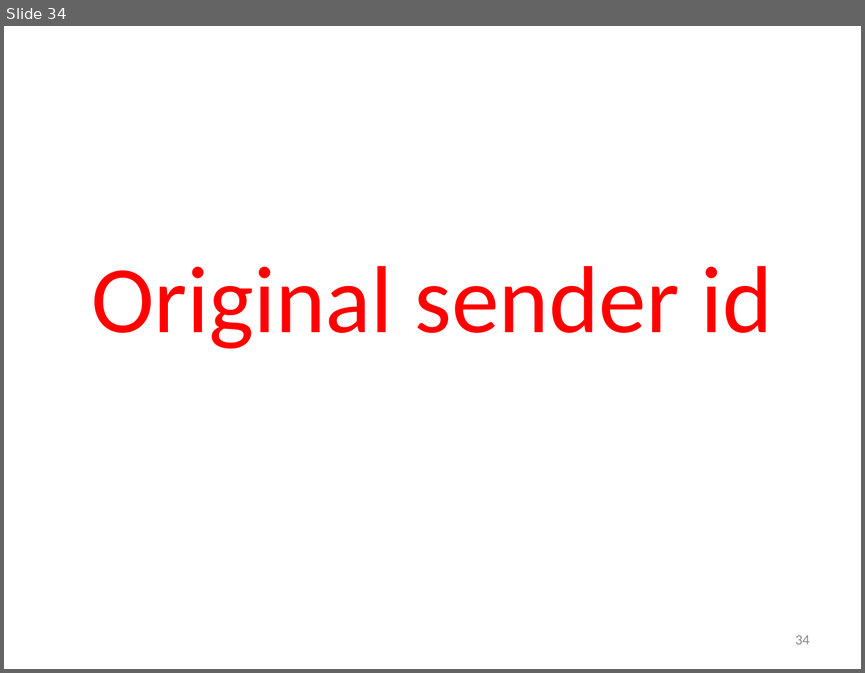
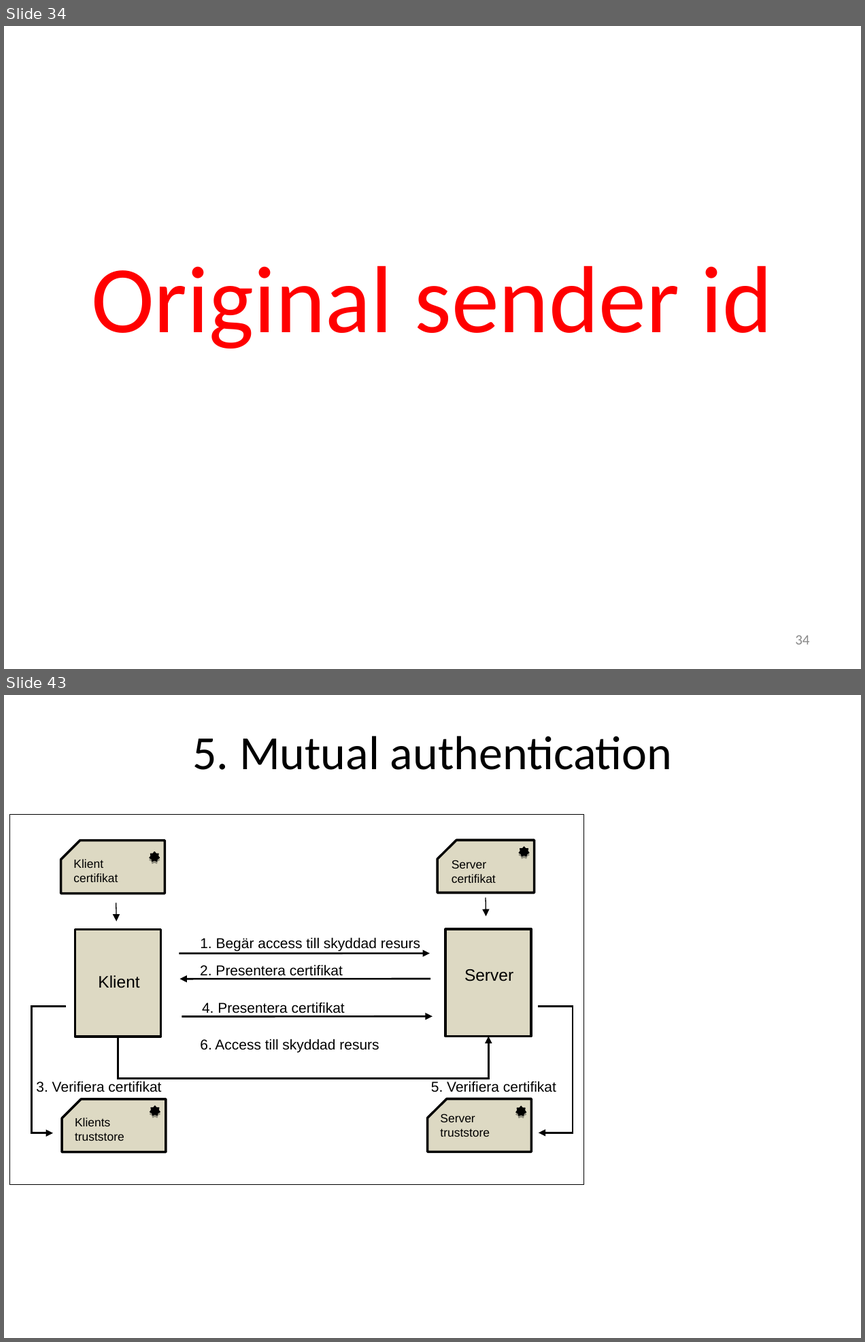
Before and after one commit to skltp/images, a slide deck: confluence/SKLTP-wiki, Illustrationer.ppt. Shown one above the other, each under a label of ours: slide 34 before the commit, slides 34 and 43 after it; the slides between them are not shown. The pictures are 865x673 and 865x1342 pixels, drawn with LibreOffice and Linux fonts; fonts in the diff are those of the drawing. Boxes give left, top, right and bottom in pixels: in the first picture for what was removed or moved away, otherwise in the second. Text is boxed around its words. In the diff, an @@ line names an element or a change of style, - is before the commit and + after.

```diff
--- a/confluence/SKLTP-wiki, Illustrationer.ppt
+++ b/confluence/SKLTP-wiki, Illustrationer.ppt
@@ slide 43 added at (x1=4, y1=695, x2=861, y2=1338), background #FFFFFF @@
@@ title added at (x1=192, y1=736, x2=672, y2=770), 40 pt, text #000000 @@
+5. Mutual authentication
@@ rectangle added at (x1=10, y1=814, x2=584, y2=1184), outline #000000 0.74 pt @@
@@ freeform shape added at (x1=60, y1=841, x2=164, y2=894), fill #DDD9C3, outline #000000 2.01 pt @@
@@ freeform shape added at (x1=150, y1=852, x2=160, y2=861), fill #000000, outline #000000 0.74 pt @@
@@ freeform shape added at (x1=438, y1=840, x2=534, y2=892), fill #DDD9C3, outline #000000 2.01 pt @@
@@ freeform shape added at (x1=519, y1=847, x2=529, y2=856), fill #000000, outline #000000 0.74 pt @@
@@ text added at (x1=73, y1=859, x2=118, y2=882), 10 pt, text #000000 @@
+Klient certifikat
@@ text added at (x1=451, y1=860, x2=496, y2=883), 10 pt, text #000000 @@
+Server certifikat
@@ arrow added from (485, 897) to (485, 916), #000000 0.74 pt @@
@@ arrow added from (116, 902) to (116, 921), #000000 0.74 pt @@
@@ rectangle added at (x1=75, y1=929, x2=161, y2=1036), fill #DDD9C3, outline #000000 2.01 pt @@
@@ text added at (x1=200, y1=937, x2=420, y2=951), 12 pt, text #000000 @@
+1. Begär access till skyddad resurs
@@ rectangle added at (x1=445, y1=929, x2=531, y2=1036), fill #DDD9C3, outline #000000 2.01 pt @@
@@ arrow added from (179, 953) to (430, 953), #000000 1.5 pt @@
@@ text added at (x1=98, y1=975, x2=139, y2=988), 14 pt, text #000000 @@
+Klient
@@ arrow added from (430, 979) to (179, 979), #000000 1.5 pt @@
@@ text added at (x1=200, y1=964, x2=343, y2=979), 12 pt, text #000000 @@
+2. Presentera certifikat
@@ text added at (x1=464, y1=969, x2=513, y2=981), 14 pt, text #000000 @@
+Server
@@ elbow arrow added from (67, 1006) to (53, 1133), #000000 1.5 pt @@
@@ arrow added from (181, 1016) to (432, 1016), #000000 1.5 pt @@
@@ text added at (x1=202, y1=1002, x2=345, y2=1016), 12 pt, text #000000 @@
+4. Presentera certifikat
@@ elbow arrow added from (538, 1006) to (538, 1133), #000000 1.5 pt @@
@@ elbow arrow added from (118, 1036) to (488, 1036), #000000 1.5 pt @@
@@ text added at (x1=200, y1=1038, x2=379, y2=1052), 12 pt, text #000000 @@
+6. Access till skyddad resurs
@@ text added at (x1=36, y1=1081, x2=161, y2=1092), 12 pt, text #000000 @@
+3. Verifiera certifikat
@@ text added at (x1=431, y1=1081, x2=556, y2=1092), 12 pt, text #000000 @@
+5. Verifiera certifikat
@@ freeform shape added at (x1=62, y1=1098, x2=166, y2=1152), fill #DDD9C3, outline #000000 2.01 pt @@
@@ freeform shape added at (x1=427, y1=1098, x2=531, y2=1152), fill #DDD9C3, outline #000000 2.01 pt @@
@@ text added at (x1=75, y1=1117, x2=124, y2=1140), 10 pt, text #000000 @@
+Klients truststore
@@ freeform shape added at (x1=150, y1=1106, x2=160, y2=1115), fill #000000, outline #000000 0.74 pt @@
@@ text added at (x1=440, y1=1113, x2=490, y2=1136), 10 pt, text #000000 @@
+Server truststore
@@ freeform shape added at (x1=516, y1=1106, x2=527, y2=1116), fill #000000, outline #000000 0.74 pt @@
```
Also in this commit, not shown: 17 slides changed, 5 other slides added, 16 other files.
